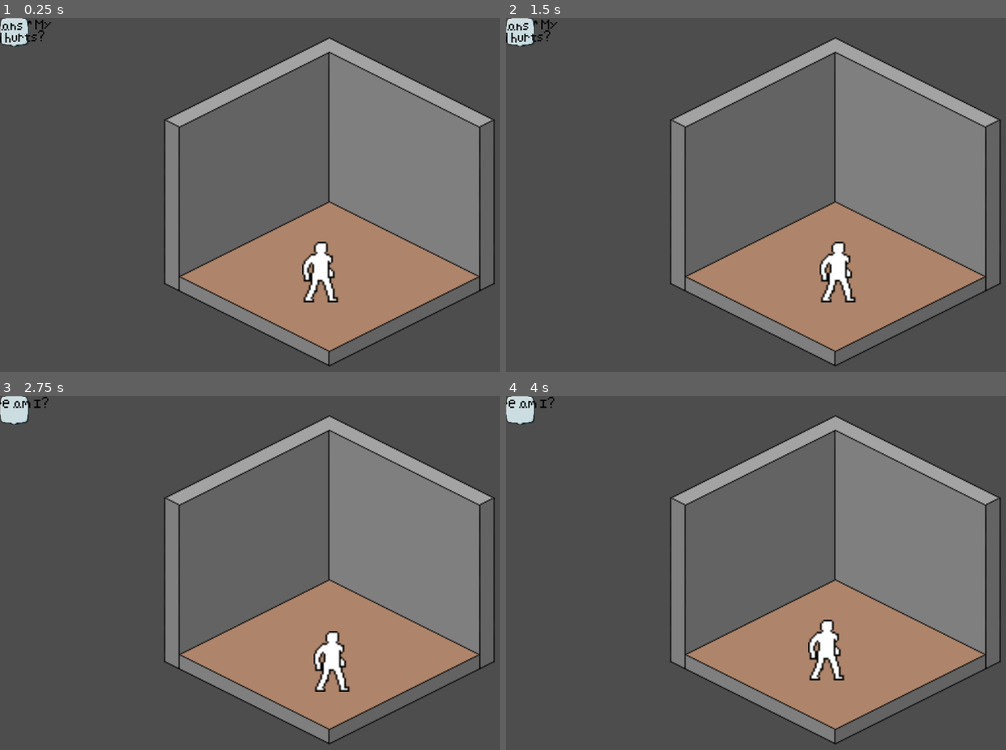
Above: before the commit, frames 1-4 (two rows, left to right).
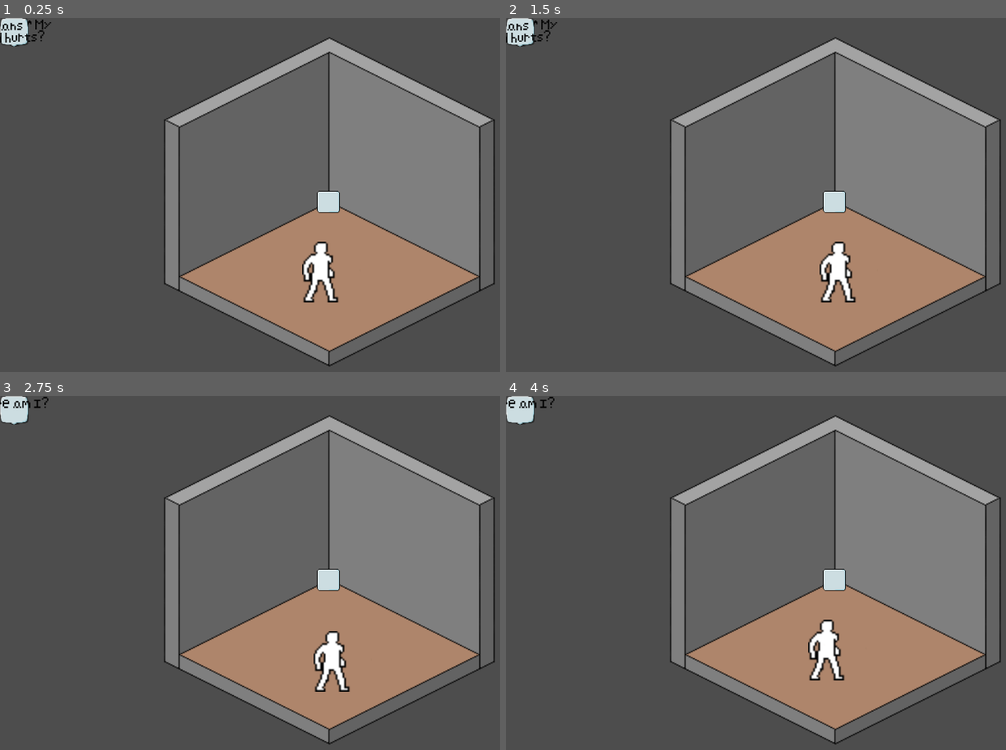
Above: after the commit, the same moments.

Repository: afourneaux/codename-matt-2026
Game: Godot game, scene res://scenes/game-root.tscn
The game is run twice, just before and just after one commit, with the same random seed, the same clock (stepped at 60 frames per second) and the same inputs.
Inputs:
- Up to frame 1 (0.25 s): no input
- Up to frame 2 (1.5 s): tap A (a) at 0.6 s; tap D (d) at 0.8, 1.35 s
- Up to frame 3 (2.75 s): tap S (s) at 1.55, 2.1 s; tap W (w) at 2.3 s
- Up to frame 4 (4 s): tap Enter at 2.75 s; tap W (w) at 2.85 s; tap A (a) at 3.05, 3.6 s; tap Space at 3.5 s; tap D (d) at 3.8 s

The runs differ from the first frame. In frame 1, 0.3% of the frame differs, in the area x 63-68%, y 48-56%; in frame 2, 0.3%; in frame 3, 0.3%; in frame 4, 0.3%.

Commit message:
Task list start

Diff:
--- a/assets/strings/gamejam_2026_dialogue - Sheet1.csv
+++ b/assets/strings/gamejam_2026_dialogue - Sheet1.csv
@@ -2,3 +2,4 @@
 debug_string,we have text,nous avons du text
 room0_string0,[wave]*groans* My head hurts?[/wave],
 room0_string1,Where am I?,
+task_string1,Give IV to patient,Donner un IV au patient
--- a/scenes/game-root.tscn
+++ b/scenes/game-root.tscn
@@ -1,8 +1,31 @@
 [gd_scene format=3 uid="uid://c8bc0awnutnw1"]
 
+[ext_resource type="Texture2D" uid="uid://1vmdhyp5gy3s" path="res://assets/sprites/Text_Box_Sprite_Sheet.png" id="1_0fvj0"]
 [ext_resource type="Script" uid="uid://d3326ck5oqdsm" path="res://scripts/dialogue/dialogue_box.gd" id="1_ky4iy"]
 [ext_resource type="Texture2D" uid="uid://dqa8mm3ntos53" path="res://assets/sprites/Speech_Bubble.png" id="2_jcw77"]
 [ext_resource type="FontFile" uid="uid://ckb7sg76llgo1" path="res://assets/fonts/pixely.ttf" id="2_ky4iy"]
+
+[sub_resource type="GDScript" id="GDScript_jcw77"]
+resource_name = "GameRoot"
+script/source = "extends Node
+
+var task_list = [
+	\"task_string1\"
+]
+var task_completion = []
+
+# Called when the node enters the scene tree for the first time.
+func _ready() -> void:
+	# TODO - call based on a signal from UI?
+	for task in task_list:
+		task_completion.append(false)
+	$World.start_game()
+
+
+# Called every frame. 'delta' is the elapsed time since the previous frame.
+func _process(delta: float) -> void:
+	pass
+"
 
 [sub_resource type="GDScript" id="GDScript_wnm2b"]
 resource_name = "World"
@@ -11,11 +34,13 @@
 var character_prefab = preload(\"res://scenes/player/player_character.tscn\")
 var active_room: Node2D
 
+
+func start_game():
+	change_room(-1, 0)
+
 # Called when the node enters the scene tree for the first time.
 func _ready() -> void:
-	#TODO Call from \"Start game\" logic
-	change_room(-1, 0)
-
+	pass
 
 # Called every frame. 'delta' is the elapsed time since the previous frame.
 func _process(delta: float) -> void:
@@ -27,7 +52,7 @@
 	active_room = Factory.create_room(room_id, door_source)
 	active_room.room_changed.connect(change_room)
 	active_room.character.on_interact.connect(on_interact)
-	add_child(active_room)
+	call_deferred(\"add_child\", active_room)
 
 func on_interact():
 	if active_room.interactible == -1:
@@ -37,15 +62,18 @@
 "
 
 [node name="GameRoot" type="Node" unique_id=527814795]
+script = SubResource("GDScript_jcw77")
 
 [node name="World" type="Node2D" parent="." unique_id=202932297]
 script = SubResource("GDScript_wnm2b")
 
 [node name="UI" type="Control" parent="." unique_id=1162712531]
 layout_mode = 3
-anchors_preset = 0
-offset_right = 40.0
-offset_bottom = 40.0
+anchors_preset = 15
+anchor_right = 1.0
+anchor_bottom = 1.0
+grow_horizontal = 2
+grow_vertical = 2
 
 [node name="DialogueBox" type="CanvasLayer" parent="UI" unique_id=1761053783]
 script = ExtResource("1_ky4iy")
@@ -72,3 +100,23 @@
 theme_override_colors/default_color = Color(0, 0, 0, 1)
 theme_override_fonts/normal_font = ExtResource("2_ky4iy")
 bbcode_enabled = true
+
+[node name="NinePatchRect" type="NinePatchRect" parent="UI" unique_id=1555625326]
+layout_mode = 1
+anchors_preset = 8
+anchor_left = 0.5
+anchor_top = 0.5
+anchor_right = 0.5
+anchor_bottom = 0.5
+offset_left = -20.0
+offset_top = -20.0
+offset_right = 20.0
+offset_bottom = 20.0
+grow_horizontal = 2
+grow_vertical = 2
+texture = ExtResource("1_0fvj0")
+region_rect = Rect2(0, 0, 22.958042, 19)
+patch_margin_left = 4
+patch_margin_top = 4
+patch_margin_right = 4
+patch_margin_bottom = 6
